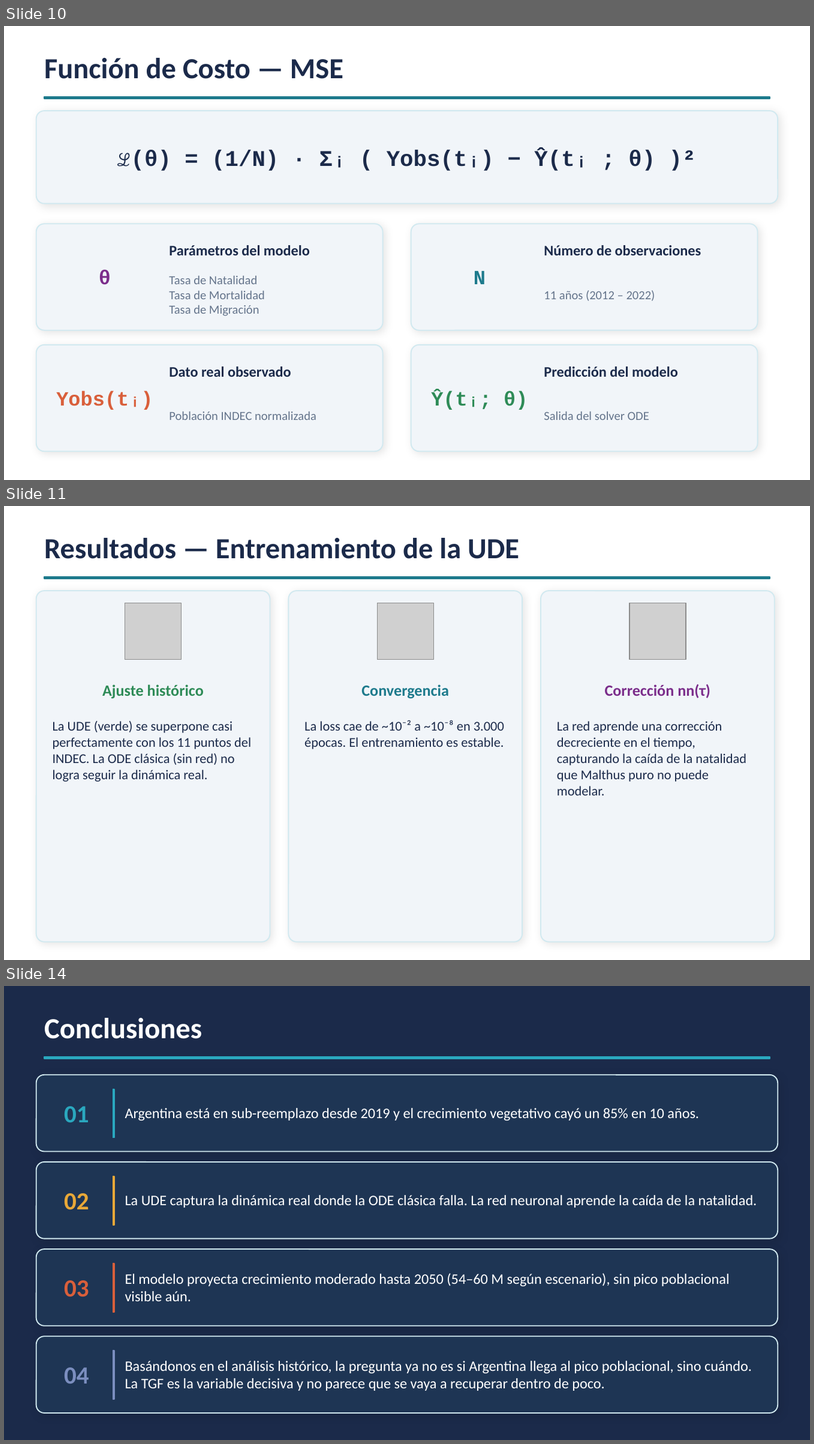
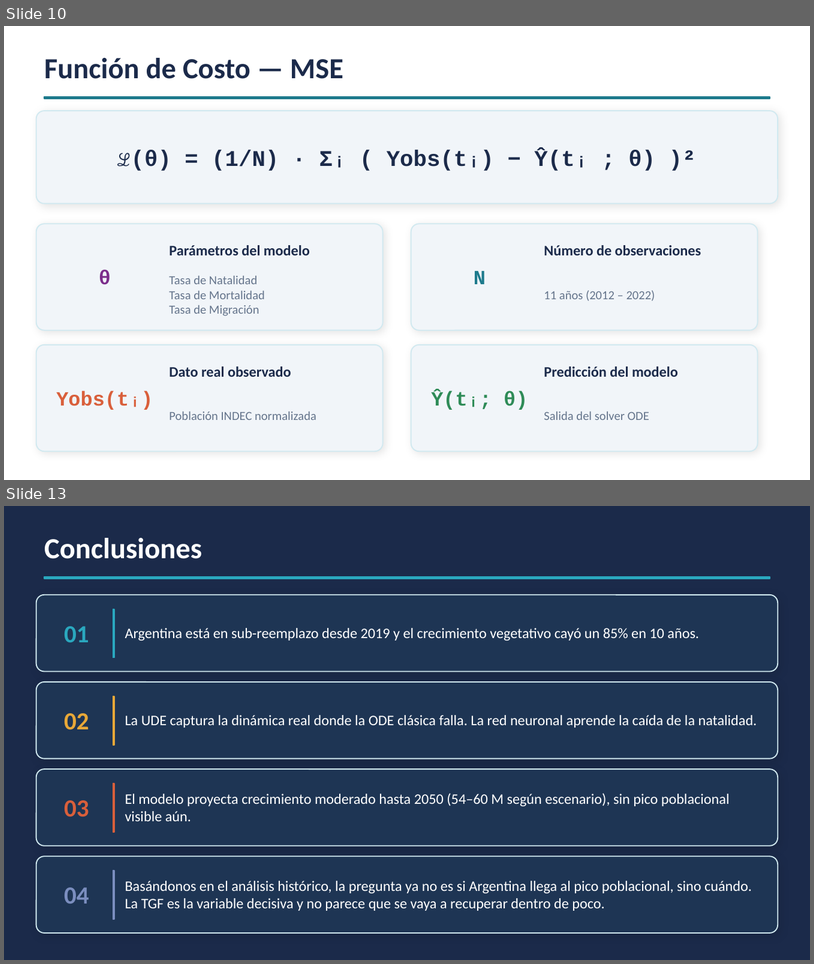
Before and after one commit to matias258/Analisis-sobre-Dinamicas-Demograficas-Argentinas-Mediante-UDE, a slide deck: UDE_Argentina_2050.pptx. Shown one above the other, each under a label of ours: slides 10, 11 and 14 before the commit, slides 10 and 13 after it; the slides between them are not shown. The pictures are 814x1444 and 814x964 pixels, drawn with LibreOffice and Linux fonts; fonts in the diff are those of the drawing; grey boxes stand for pictures. Boxes give left, top, right and bottom in pixels: in the first picture for what was removed or moved away, otherwise in the second. Text is boxed around its words. In the diff, an @@ line names an element or a change of style, - is before the commit and + after.

```diff
--- a/UDE_Argentina_2050.pptx
+++ b/UDE_Argentina_2050.pptx
@@ slide 11 removed at [4,506,810,960], background #FFFFFF @@
@@ text removed at [44,538,519,559] @@
-Resultados — Entrenamiento de la UDE
@@ rectangle removed at [44,577,770,579] @@
@@ rounded rectangle removed at [36,591,270,942] @@
@@ rounded rectangle removed at [288,591,522,942] @@
@@ rounded rectangle removed at [541,591,775,942] @@
@@ picture removed at [125,603,182,659] @@
@@ picture removed at [377,603,434,659] @@
@@ picture removed at [630,603,686,659] @@
@@ text removed at [102,684,204,699] @@
-Ajuste histórico
@@ text removed at [362,684,449,699] @@
-Convergencia
@@ text removed at [605,684,711,698] @@
-Corrección nn(τ)
@@ text removed at [53,721,251,781] @@
-La UDE (verde) se superpone casi perfectamente con los 11 puntos del INDEC. La ODE clásica (sin red) no logra seguir la dinámica real.
@@ text removed at [305,720,504,749] @@
-La loss cae de ~10⁻² a ~10⁻⁸ en 3.000 épocas. El entrenamiento es estable.
@@ text removed at [557,721,747,795] @@
-La red aprende una corrección decreciente en el tiempo, capturando la caída de la natalidad que Malthus puro no puede modelar.
@@ what was slide 14 is now slide 13 @@
```
Also in this commit, not shown: 5 slides changed, 1 other file.
